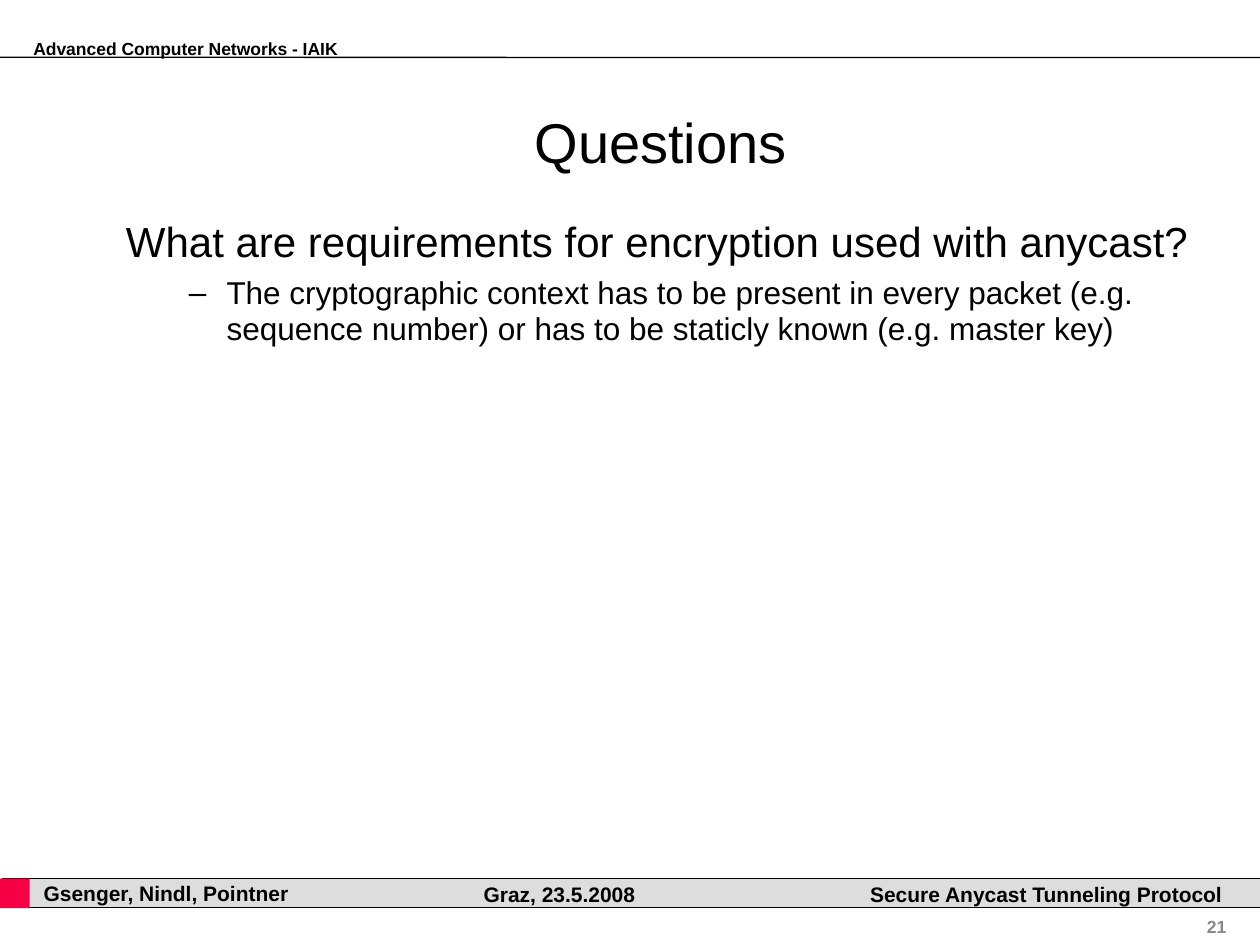
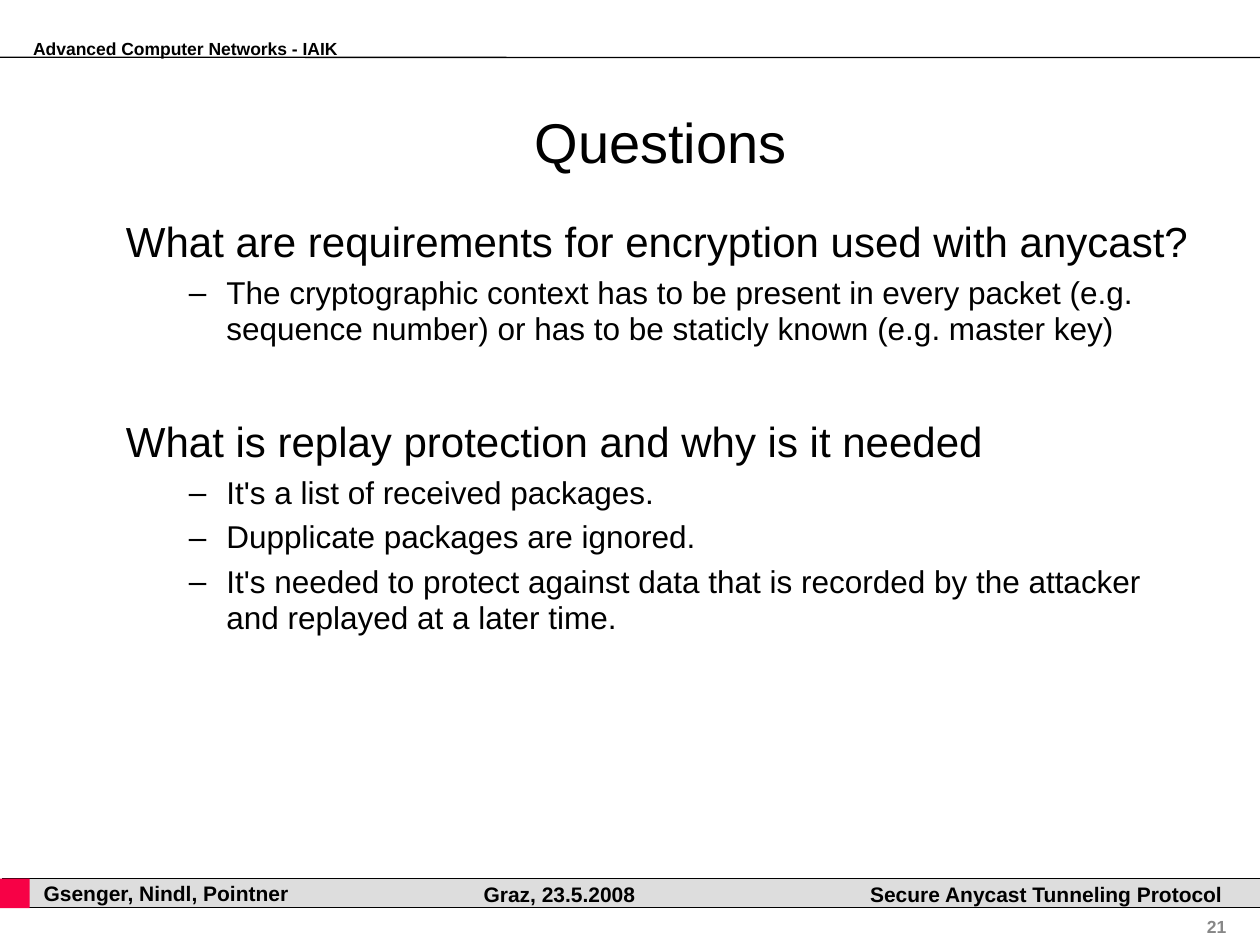
Before and after one commit to pyhedgehog/anytun, a slide deck: slide 21 of papers/acn.ppt. Drawn at 1260x945 pixels with LibreOffice and Linux fonts; fonts in the diff are those of the drawing; background and template pictures are left out. Boxes give left, top, right and bottom in pixels: in the first picture for what was removed or moved away, otherwise in the second. Text is boxed around its words. In the diff, an @@ line names an element or a change of style, - is before the commit and + after.

Commit message:
added questions

```diff
--- a/papers/acn.ppt
+++ b/papers/acn.ppt
@@ text at box(126, 426, 1141, 635): paragraphs added @@
+What is replay protection and why is it needed
+  – It's a list of received packages.
+  – Dupplicate packages are ignored.
+  – It's needed to protect against data that is recorded by the attacker and replayed at a later time.
```
Also in this commit, not shown: 1 slide added, 1 other file.
